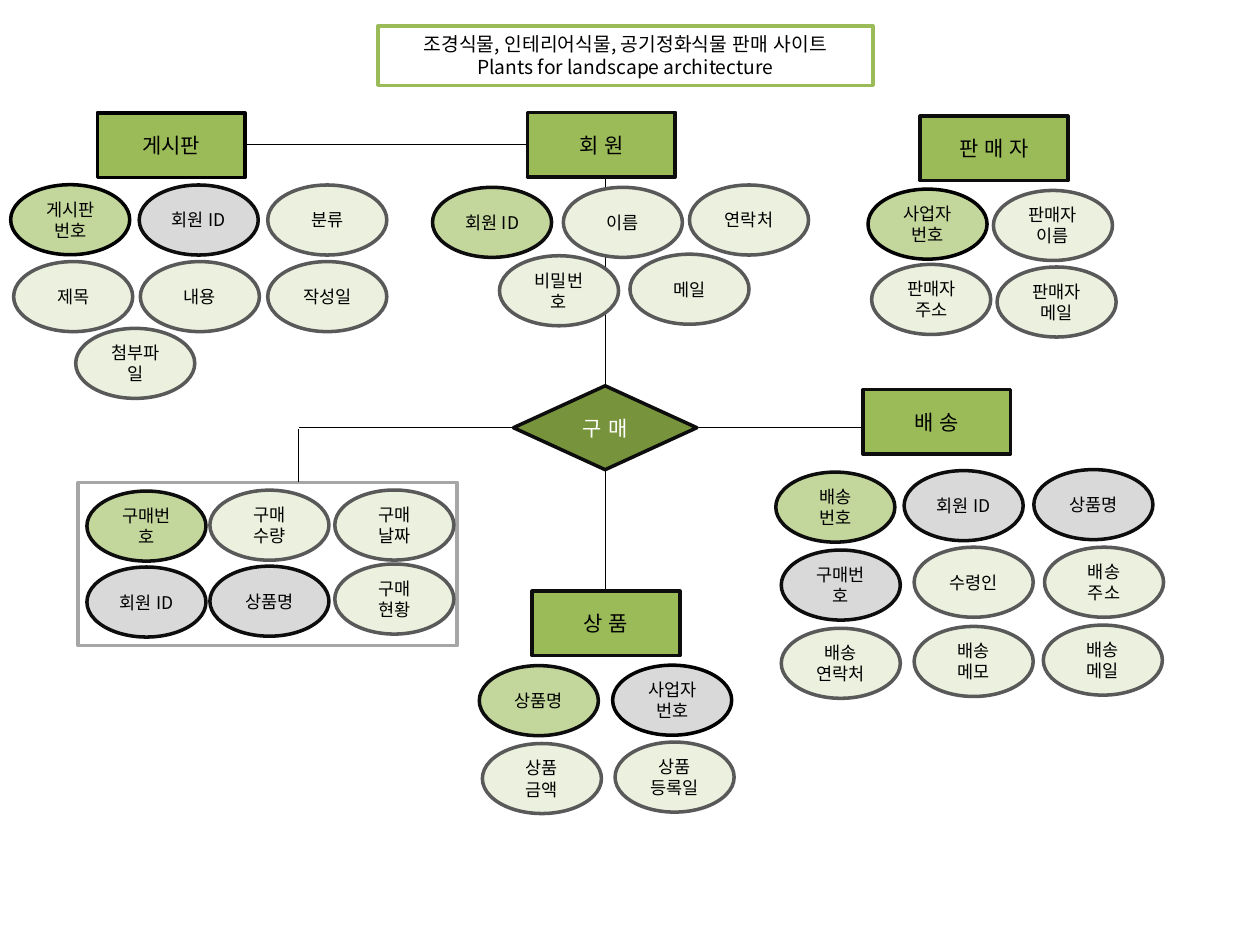
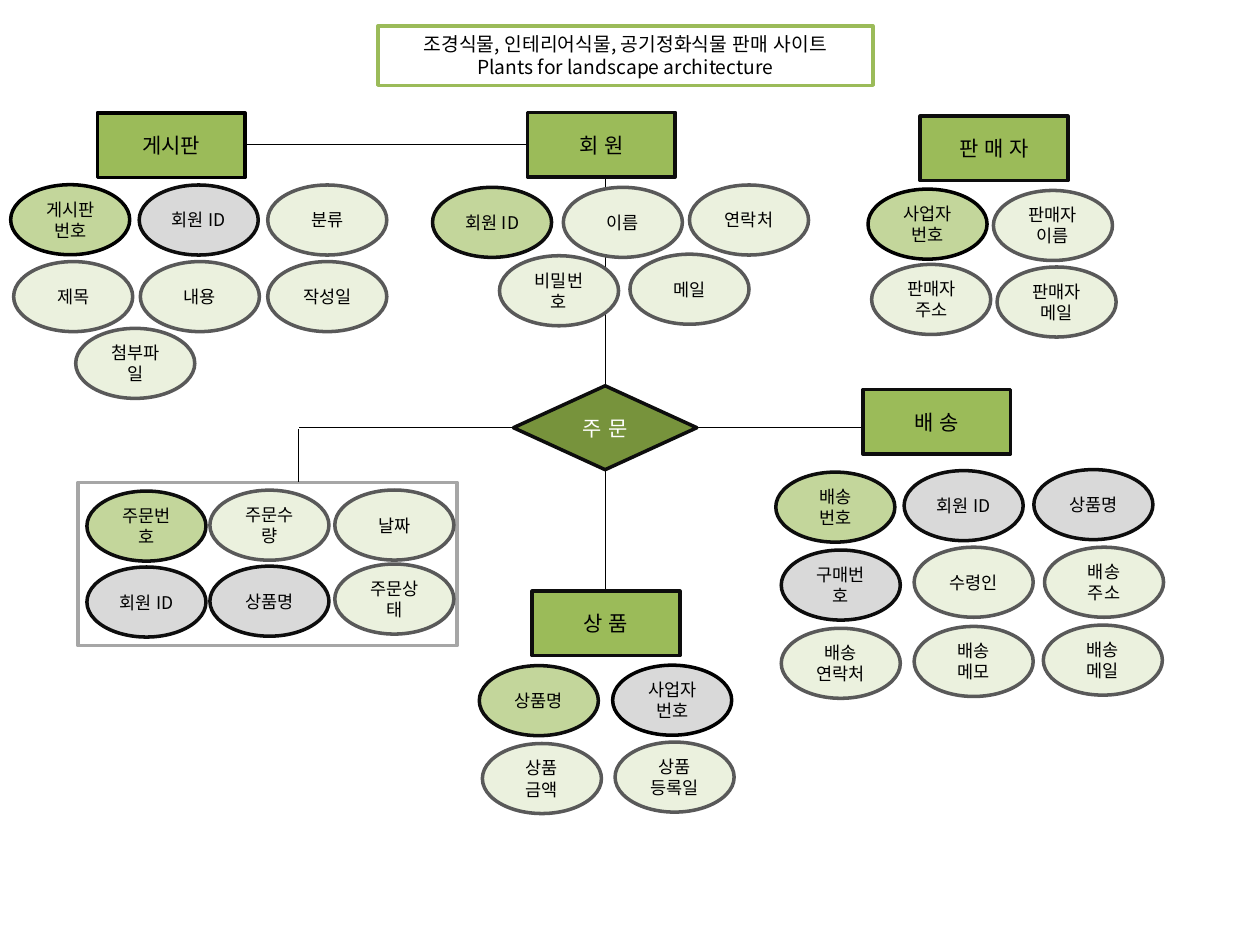
Before and after one commit to espalda/DB-mysql, a slide deck: slide 1 of Scahema shop/schema shop.pptx. Drawn at 1260x945 pixels with LibreOffice and Linux fonts; fonts in the diff are those of the drawing. Boxes give left, top, right and bottom in pixels: in the first picture for what was removed or moved away, otherwise in the second. Text is boxed around its words. In the diff, an @@ line names an element or a change of style, - is before the commit and + after.

```diff
--- a/Scahema shop/schema shop.pptx
+++ b/Scahema shop/schema shop.pptx
@@ text in diamond at (x1=583, y1=419, x2=627, y2=438): text changed @@
-구 매
+주 문
@@ text in ellipse at (x1=122, y1=507, x2=170, y2=543): text changed @@
-구매번호
+주문번호
@@ text in ellipse at (x1=245, y1=507, x2=293, y2=544): text changed @@
-구매
-수량
+주문수량
@@ text in ellipse at (x1=378, y1=506, x2=410, y2=523): paragraph removed @@
-구매
@@ text in ellipse at (x1=370, y1=580, x2=418, y2=618): text changed @@
-구매
-현황
+주문상태
```
Also in this commit, not shown: 1 other slide changed, 8 other files.
